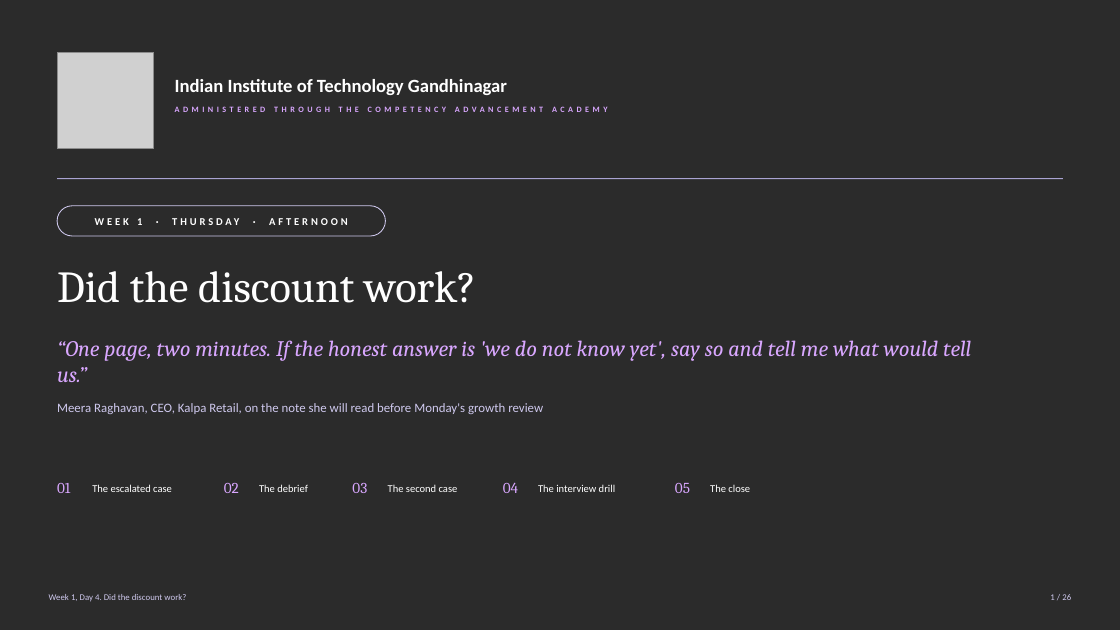
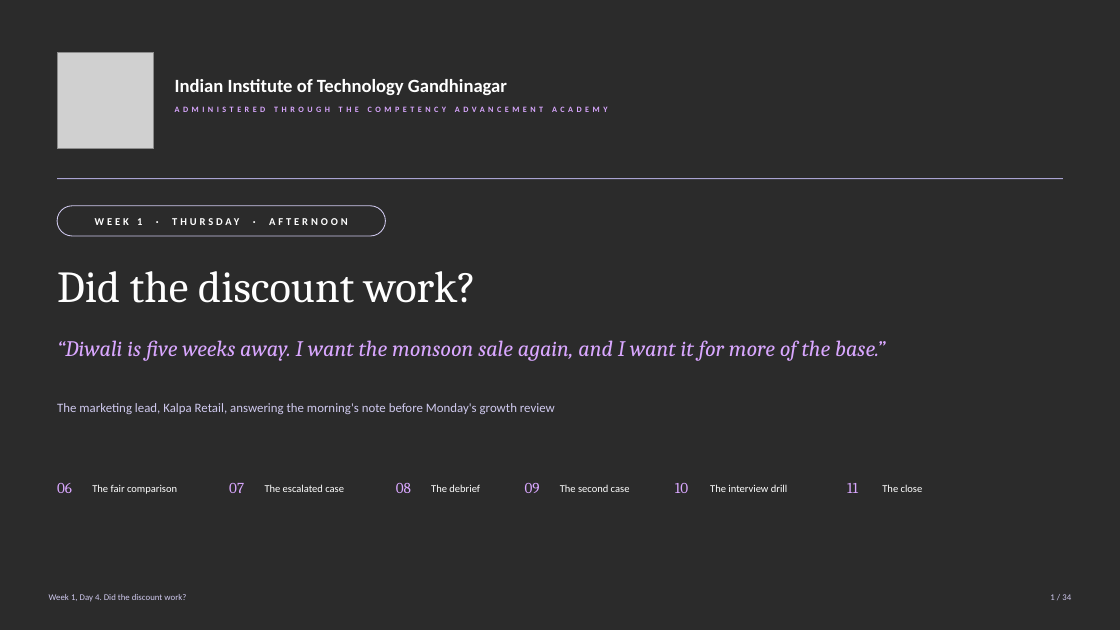
Before and after one commit to fde-academy-lab/c2-content-factory, a slide deck: slide 1 of content/W01/D4/slides/C2_W01_D04_half2_STUDENT.pptx. Drawn at 1120x630 pixels with LibreOffice and Linux fonts; fonts in the diff are those of the drawing; grey boxes stand for pictures; background and template pictures are left out; a plain dark background stands for a picture behind light text. Boxes give left, top, right and bottom in pixels: in the first picture for what was removed or moved away, otherwise in the second. Text is boxed around its words. In the diff, an @@ line names an element or a change of style, - is before the commit and + after.

```diff
--- a/content/W01/D4/slides/C2_W01_D04_half2_STUDENT.pptx
+++ b/content/W01/D4/slides/C2_W01_D04_half2_STUDENT.pptx
@@ text at (57, 340, 886, 361): text changed @@
-“One page, two minutes. If the honest answer is 'we do not know yet', say so and tell me what would tell us.”
+“Diwali is five weeks away. I want the monsoon sale again, and I want it for more of the base.”
@@ text at (57, 403, 555, 414): text changed @@
-Meera Raghavan, CEO, Kalpa Retail, on the note she will read before Monday's growth review
+The marketing lead, Kalpa Retail, answering the morning's note before Monday's growth review
@@ text at (57, 483, 72, 493): text changed @@
-01
+06
@@ text at (92, 484, 177, 494): text changed @@
-The escalated case
+The fair comparison
@@ text at (229, 483, 244, 493): text changed @@
-02
+07
@@ text at (265, 484, 344, 492): text changed @@
-The debrief
+The escalated case
@@ text at (396, 483, 411, 493): text changed @@
-03
+08
@@ text at (431, 484, 480, 492): text changed @@
-The second case
+The debrief
@@ text at (525, 483, 540, 493): text changed @@
-04
+09
@@ text at (560, 485, 630, 492): text changed @@
-The interview drill
+The second case
@@ text at (675, 483, 688, 493): text changed @@
-05
+10
@@ text added at (710, 484, 787, 492), 9 pt, text #FFFFFF @@
+The interview drill
@@ text added at (847, 483, 858, 493), 13 pt, text #D9A7FF @@
+11
@@ text "The close": place and size @@
-text "The close" at (710, 484, 750, 492)
+text "The close" at (882, 484, 923, 492)
```
Also in this commit, not shown: 22 other slides changed, 11 slides added, 3 slides removed, 13 other files.
